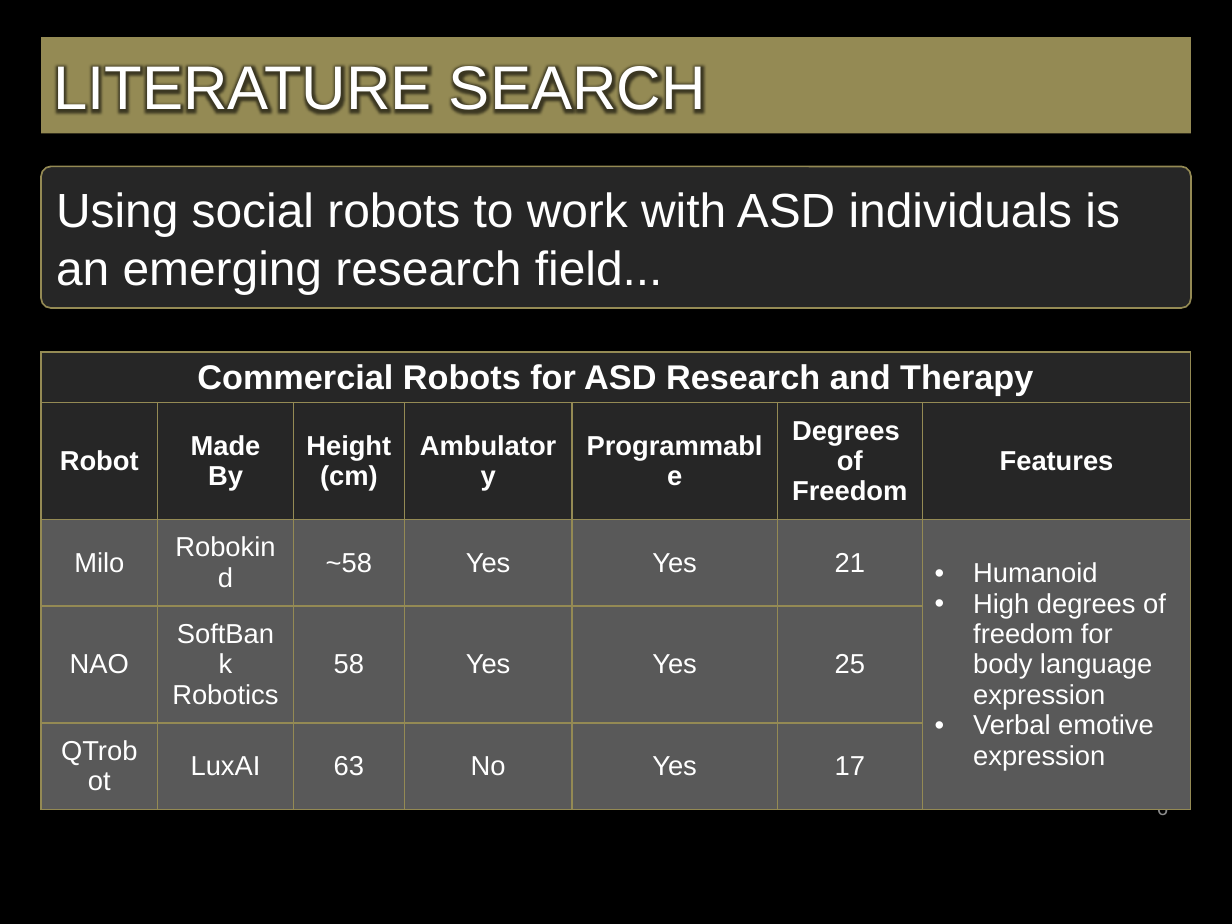
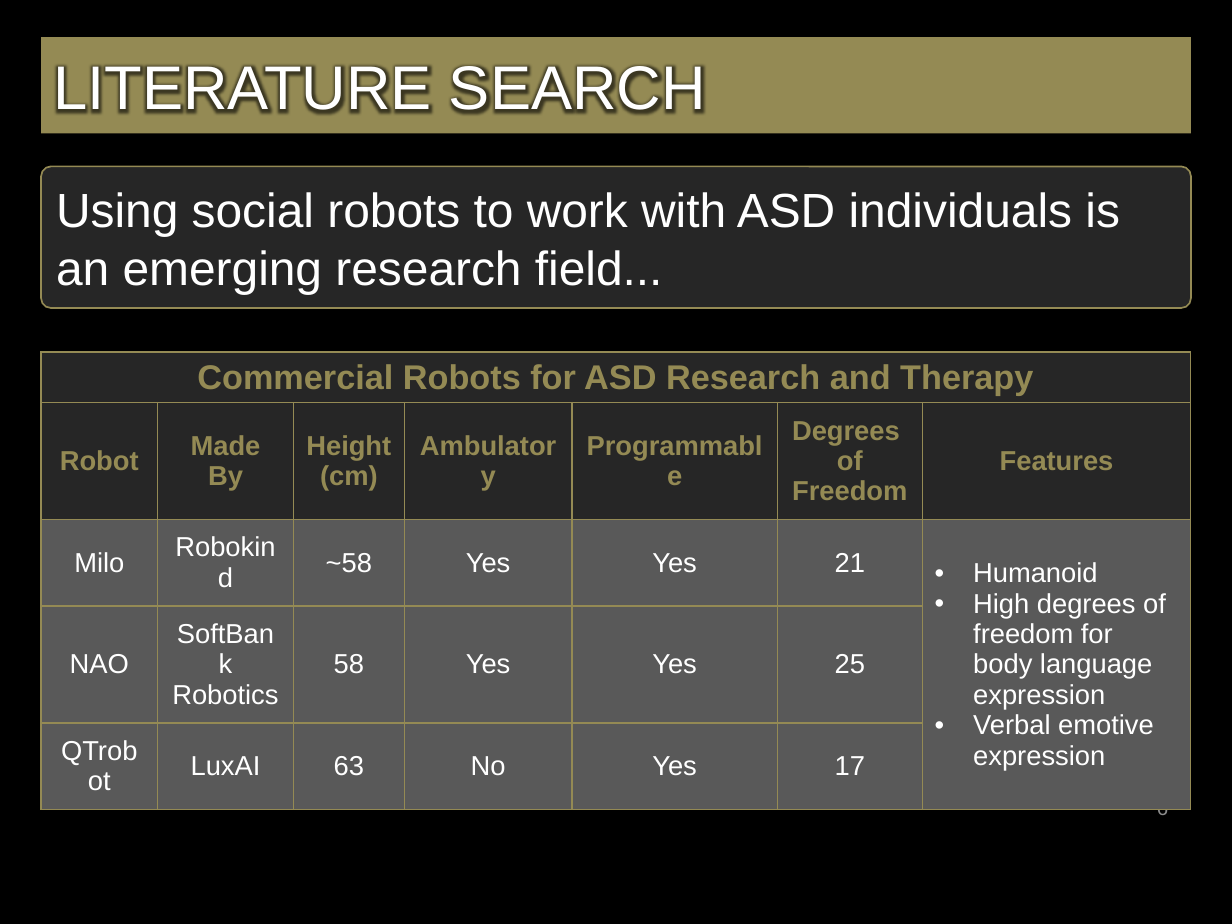
Before and after one commit to bg719/UCCS-Social-Robotics, a slide deck: slide 6 of docs/FinalSeminarPresentation.pptx. Drawn at 1232x924 pixels with LibreOffice and Linux fonts; fonts in the diff are those of the drawing; background and template pictures are left out. Boxes give left, top, right and bottom in pixels: in the first picture for what was removed or moved away, otherwise in the second. Text is boxed around its words. In the diff, an @@ line names an element or a change of style, - is before the commit and + after.

```diff
--- a/docs/FinalSeminarPresentation.pptx
+++ b/docs/FinalSeminarPresentation.pptx
@@ table at [41,352,1191,780] @@
@@ text colour #FFFFFF to #948A54 in "Commercial Robots for ASD Research and Therapy", "Robot", "Made By", "Height" and 6 more places @@
```
Also in this commit, not shown: 20 other slides changed.
